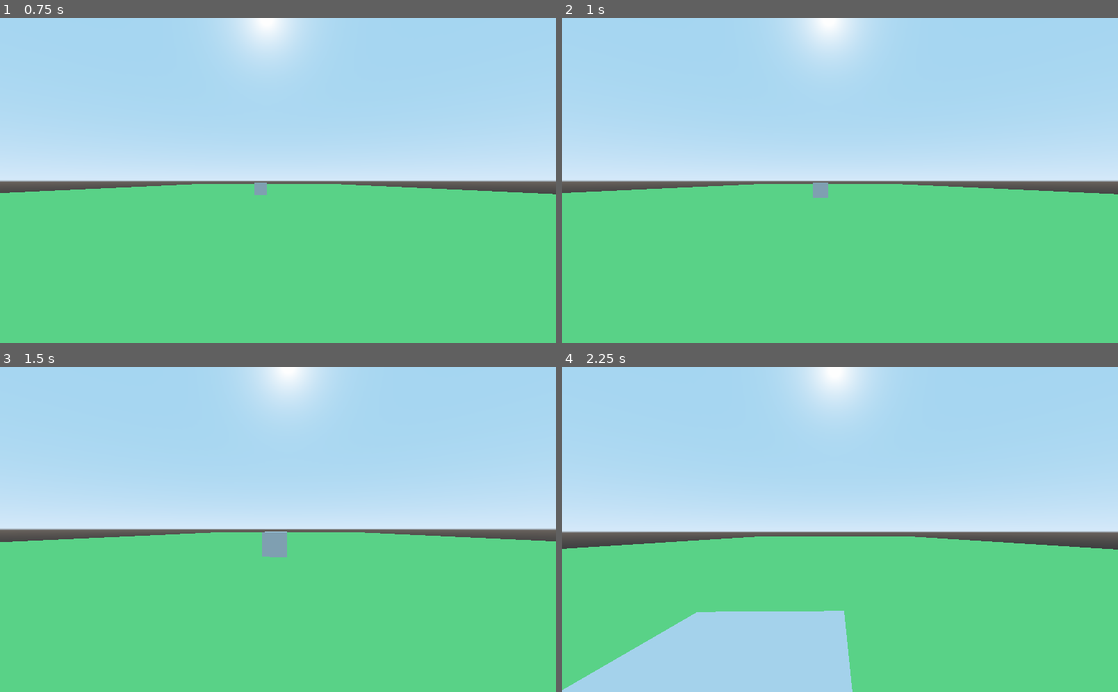
Above: before the commit, frames 1-4 (two rows, left to right).
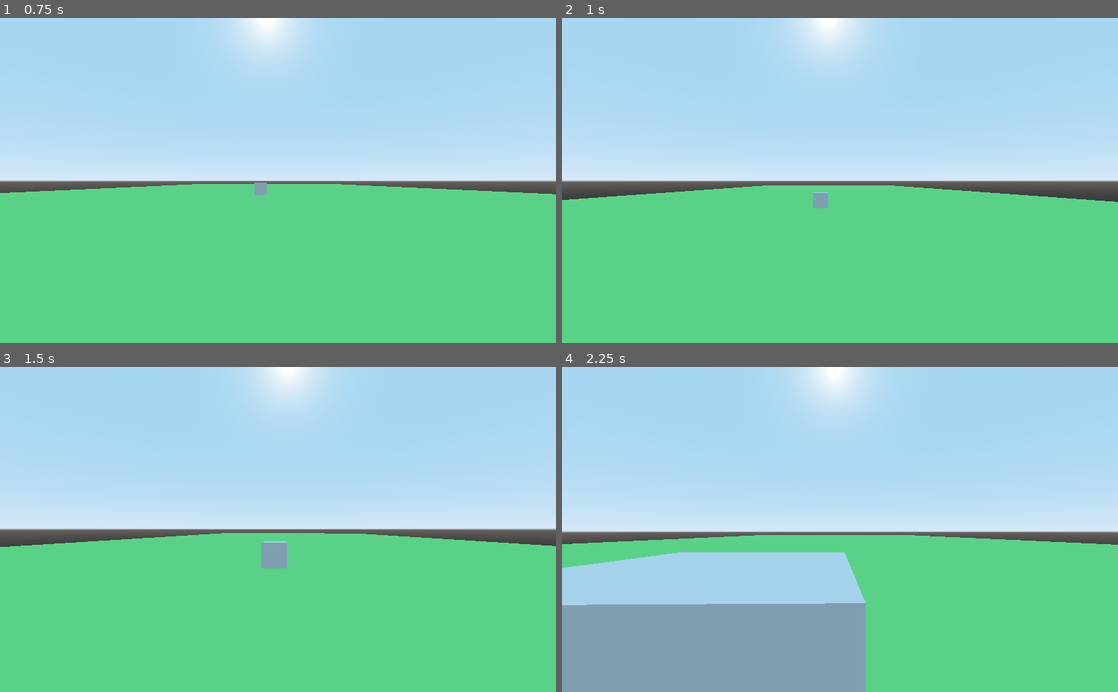
Above: after the commit, the same moments.

Repository: FreeFlyFall/RigidBodyController
Game: Godot game, scene res://Scenes/scene1.tscn
The game is run twice, just before and just after one commit, with the same random seed, the same clock (stepped at 60 frames per second) and the same inputs.
Inputs (mouse positions are in pixels of both pictures, inside the frame that each line leads up to):
- Up to frame 1 (0.75 s): move the mouse to (305, 180) at 0.52 s; hold W (move_forward) from 0.53 s (still down)
- Up to frame 2 (1 s): keep holding W (move_forward); tap Space (jump) at 0.77 s
- Up to frame 3 (1.5 s): keep holding W (move_forward); move the mouse to (250, 529) at 1.27 s
- Up to frame 4 (2.25 s): keep holding W (move_forward); tap Space (jump) at 1.52 s; move the mouse to (851, 523) at 2.02 s

Frame 1 is identical in both runs. In frame 2, 1.3% of the frame differs, in the area x 0-100%, y 50-59%; in frame 3, 1.1%; in frame 4, 23%, in the area x 0-100%, y 51-100%.

Commit message:
Fix friction bug from moving code

Diff:
--- a/move.gd
+++ b/move.gd
@@ -38,6 +38,15 @@
 			Input.set_mouse_mode(Input.MOUSE_MODE_CAPTURED)
 			mouse_captured = false
 
+	# Any input pressed -> remove rigidbody friction to prevent sticking (mimics move and slide)
+	if (is_any_movement_just_pressed()):
+		player_physics_material.rough = false
+		player_physics_material.friction = no_friction
+	# All input released -> change rigidbody physics material to high friction
+	elif (is_all_movement_just_released()):
+		player_physics_material.rough = true
+		player_physics_material.friction = rough_friction
+
 # Return true if any of the movement keys were just pressed
 func is_any_movement_just_pressed():
 	return (Input.is_action_just_pressed("move_forward") or
@@ -55,15 +64,6 @@
 		 !Input.is_action_pressed("move_backward") and
 		 !Input.is_action_pressed("move_right") and
 		 !Input.is_action_pressed("move_left"))
-
-	# Any input pressed -> remove rigidbody friction to prevent sticking (mimics move and slide)
-	if (is_any_movement_just_pressed()):
-		player_physics_material.rough = false
-		player_physics_material.friction = no_friction
-	# All input released -> change rigidbody physics material to high friction
-	elif (is_all_movement_just_released()):
-		player_physics_material.rough = true
-		player_physics_material.friction = rough_friction
 
 #DevNotes:
 	# If jumped and lets go of space, apply slight downward force
